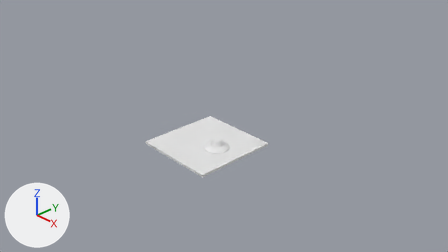
The Blender file Infil-Trainer 2018/Assets/BlendFiles/LocksAndPuzzles.blend as it was, and as the next commit left it.
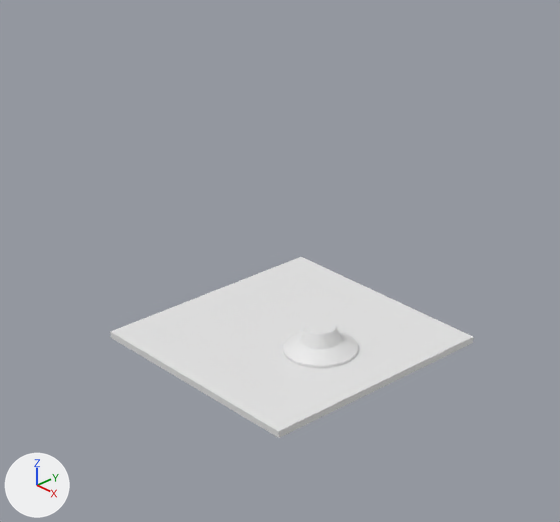
Each version appears first from the file's camera 'Camera', and next in a close-up on the part from 24% to 66% of the width and 12% to 82% of the height. Arrows for +X, +Y and +Z are at lower left; the lights stay in place. The same objects are shown in both versions, whatever each file hides.

Objects in the first close-up: '_RotaryDial', '_SafeDoor'.
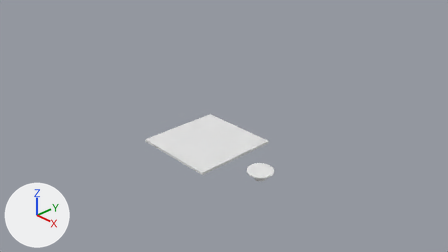
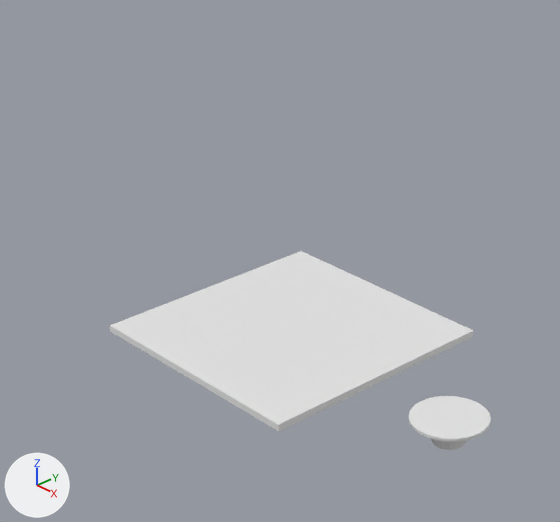
Commit message: Rotary Lock 1

Pixel boxes (x1, y1, x2, y2) of what changed, in the close-ups (560 x 522 px; the box of a moved part takes in the faces that stretch with it):
```json
{"object": "_SafeDoor", "change": "reshaped, rescaled", "before": [110, 257, 473, 438], "after": [110, 251, 474, 431]}
{"object": "_RotaryDial", "change": "mesh turned, rescaled, moved", "before": [283, 319, 359, 368], "after": [409, 396, 491, 450]}
{"part": 1, "of": "me_cube_003", "change": "moved or reshaped", "before": [110, 332, 473, 438], "after": [110, 251, 474, 431]}
```

The change, as JSON lines over the scene's bpy script:
```json
{"block": "me_cube_003", "where": "# used by ob_safedoor; location = (0.0, 0.0, 0.0); scale = (1.0, 1.0, -0.0271)"}
{"op": "remove", "block": "me_cube_003", "code": "me_cube_003.from_pydata(...)  # 8 vertices, 6 faces; spans x -1.0..1.0, y -1.0..1.0, z 0.0..2.0"}
{"op": "add", "block": "me_cube_003", "code": "me_cube_003.from_pydata(...)  # 8 vertices, 6 faces; spans x -1.0..1.0, y -1.0..1.0, z 0.0..0.05"}
{"block": "me_cube_003", "change": "me_cube_003 part 1"}
{"block": "me_cube_003", "change": "4 vertices are removed from x -1.0..1.0, y -1.0..1.0, z 2.0"}
{"block": "me_cube_003", "change": "5 faces are deleted"}
{"block": "me_cube_003", "change": "4 vertices are added at (1.0, -1.0, 0.05), (1.0, 1.0, 0.05), (-1.0, -1.0, 0.05), (-1.0, 1.0, 0.05)"}
{"block": "me_cube_003", "change": "5 new faces join them"}
{"block": "me_cylinder", "where": "me_cylinder.from_pydata(...)  # 128 vertices, 98 faces; spans x -0.287..0.287, y -0.287..0.287, z 0.0..0.199"}
{"block": "me_cylinder", "where": "# used by ob_rotarydial; parent = ob_safedoor; location = (0.34, 0.0, 0.0)"}
{"block": "me_cylinder", "change": "me_cylinder part 2: the whole mesh is turned -180 degrees about the y axis through the mesh origin"}
{"op": "set", "path": "ob_safedoor.scale", "old": "(1.0, 1.0, -0.0271)", "new": "(1.0, 1.0, 1.0)"}
{"op": "remove", "block": "ob_rotarydial", "code": "ob_rotarydial.parent = ob_safedoor"}
{"op": "remove", "block": "ob_rotarydial", "code": "ob_rotarydial.matrix_parent_inverse = Matrix(((1.0, 0.0, 0.0, 0.0), (0.0, 1.0, 0.0, 0.0), (0.0, 0.0, -36.86, 0.0), (0.0, 0.0, 0.0, 1.0)))"}
{"op": "set", "path": "ob_rotarydial.location", "old": "(0.34, 0.0, 0.0)", "new": "(1.679, 0.0, 0.0)"}
```
